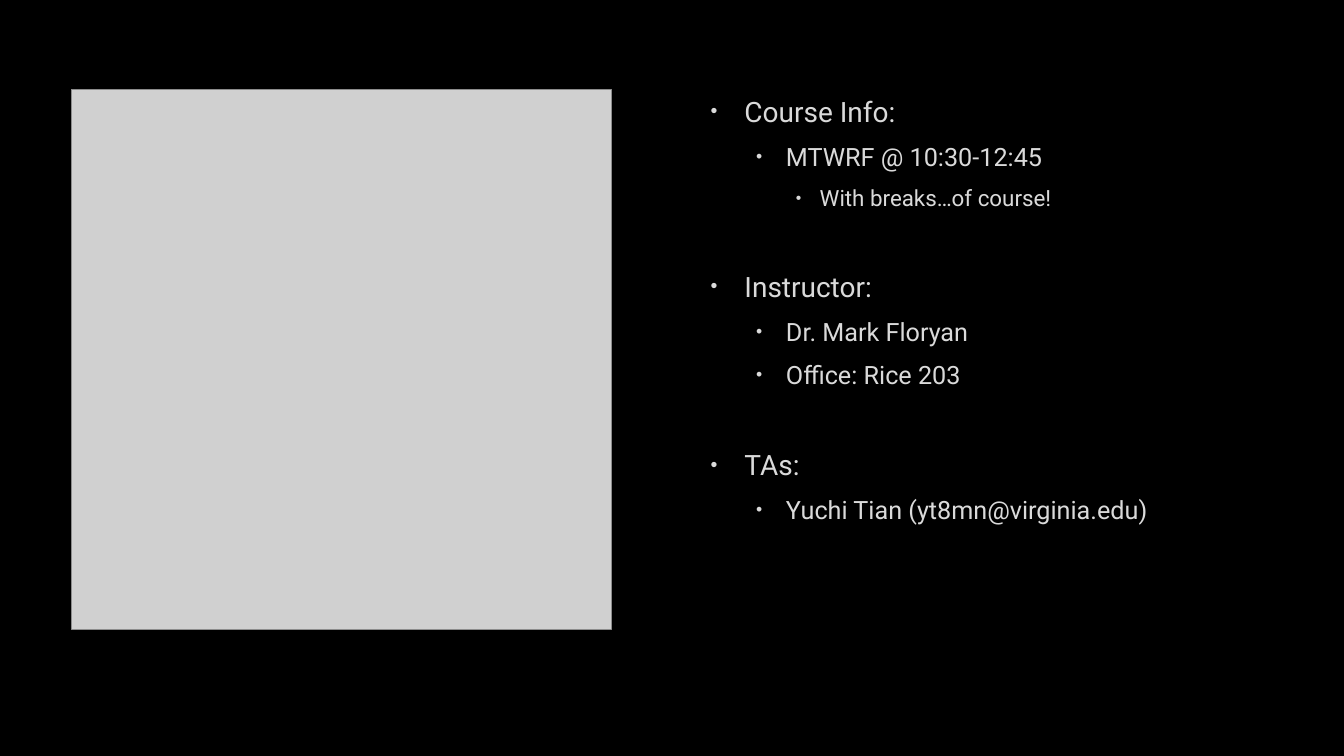
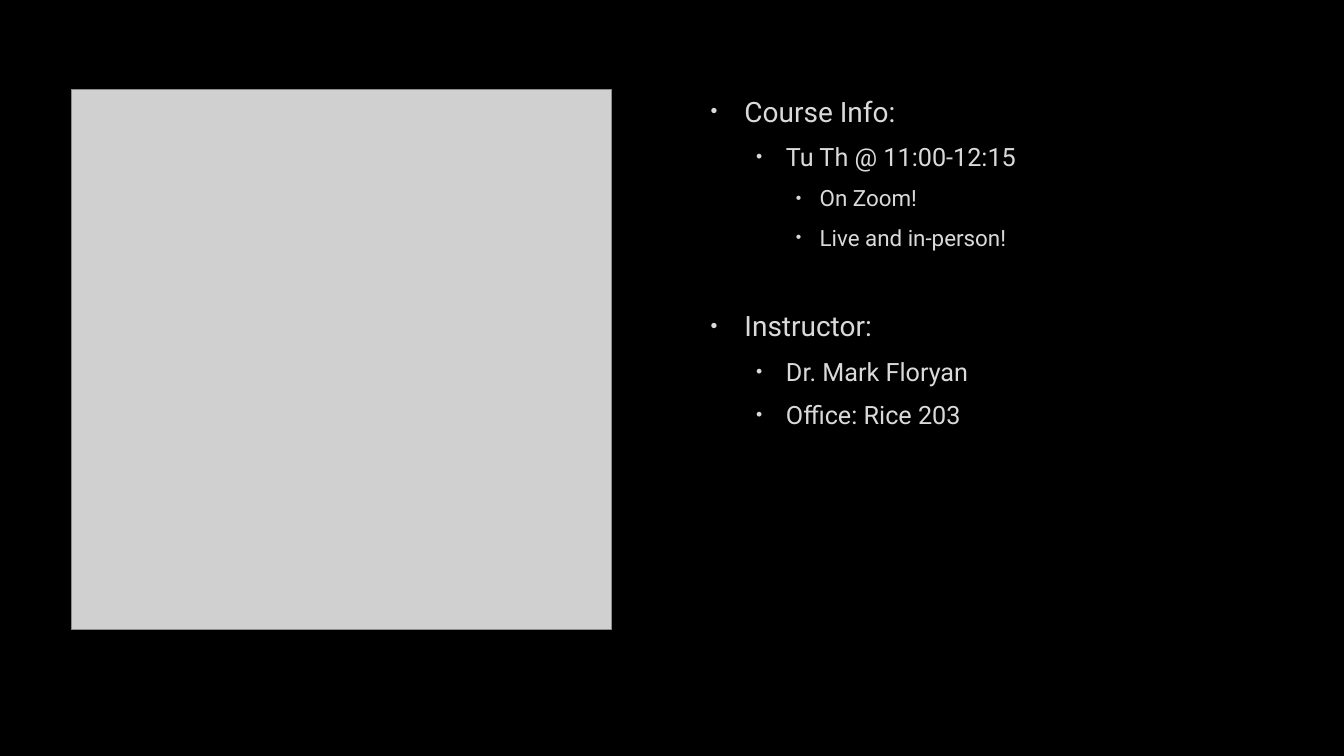
Before and after one commit to markfloryan/AI, a slide deck: slide 2 of slides/01-CourseIntroduction.pptx. Drawn at 1344x756 pixels with LibreOffice and Linux fonts; fonts in the diff are those of the drawing; grey boxes stand for pictures; background and template pictures are left out. Boxes give left, top, right and bottom in pixels: in the first picture for what was removed or moved away, otherwise in the second. Text is boxed around its words. In the diff, an @@ line names an element or a change of style, - is before the commit and + after.

Commit message:
new course intro, no pdf of first slide deck.

```diff
--- a/slides/01-CourseIntroduction.pptx
+++ b/slides/01-CourseIntroduction.pptx
@@ text at (786, 147, 1015, 251): text changed @@
-  • MTWRF @ 10:30-12:45
-    • With breaks…of course!
+  • Tu Th @ 11:00-12:15
+    • On Zoom!
+    • Live and in-person!
@@ text at (744, 455, 1147, 525): paragraphs removed @@
-• TAs:
-  • Yuchi Tian (yt8mn@virginia.edu)
```
Also in this commit, not shown: 6 other slides changed, 4 slides added, 3 slides removed, 11 other files.
